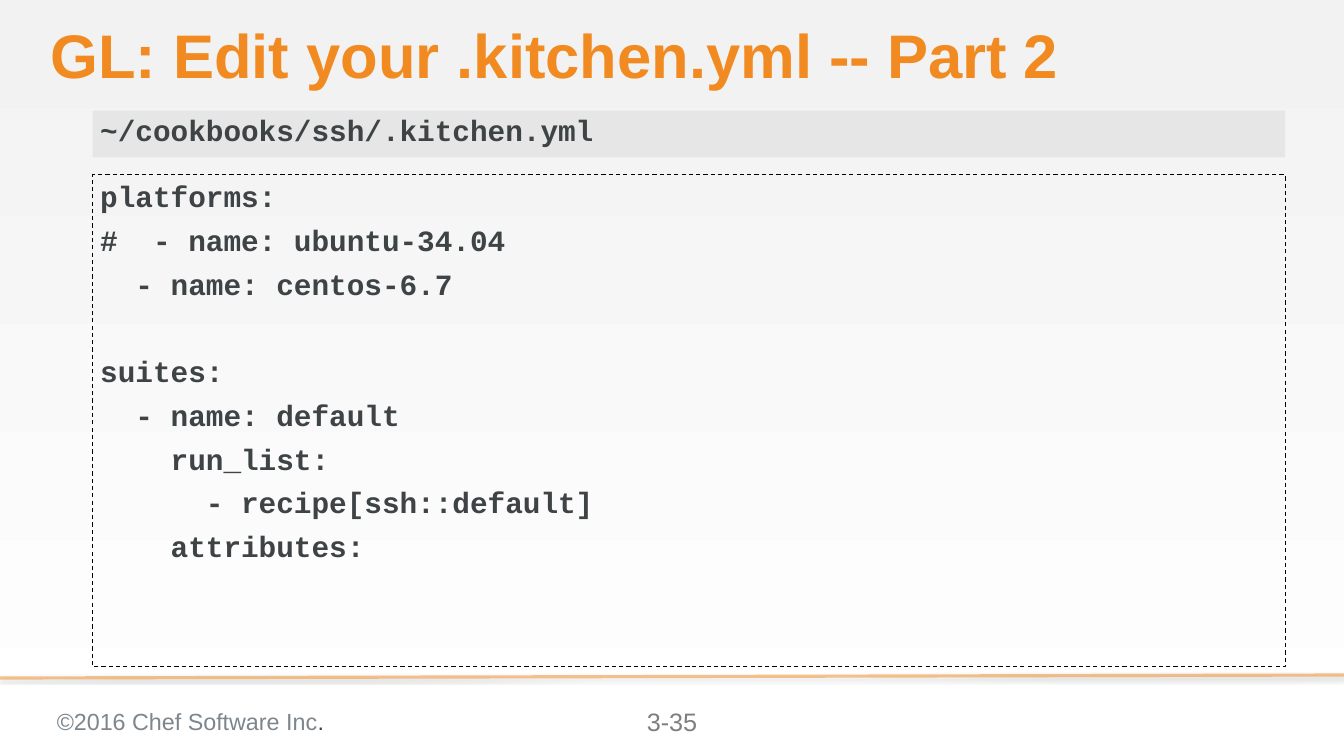
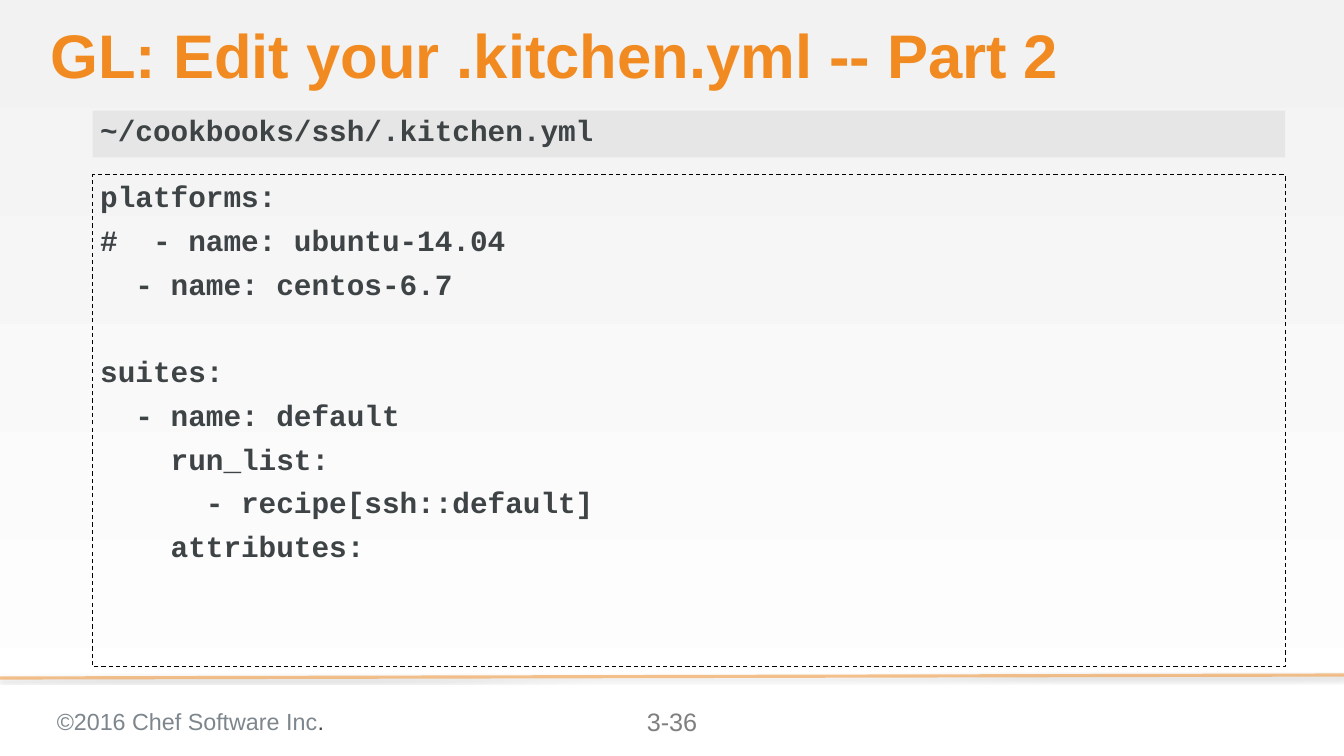
Before and after one commit to bchamby/chef-compliance-installation-configuration-operation, a slide deck: slide 36 of 03-initial-configuration-scans.pptx (slide 35 before the commit). Drawn at 1344x756 pixels with LibreOffice and Linux fonts; fonts in the diff are those of the drawing; background and template pictures are left out. Boxes give left, top, right and bottom in pixels: in the first picture for what was removed or moved away, otherwise in the second. Text is boxed around its words. In the diff, an @@ line names an element or a change of style, - is before the commit and + after.

Commit message:
create Adding Nodes in Bulk via API slide corrected a handlful of typos found during the Beta class

```diff
--- a/03-initial-configuration-scans.pptx
+++ b/03-initial-configuration-scans.pptx
@@ text at [188,230,505,252]: text changed @@
-# - name: ubuntu-34.04
+# - name: ubuntu-14.04
@@ page number at [647,713,697,731]: text changed @@
-3-35
+3-36
```
Also in this commit, not shown: 10 other slides changed, 1 slide added.
